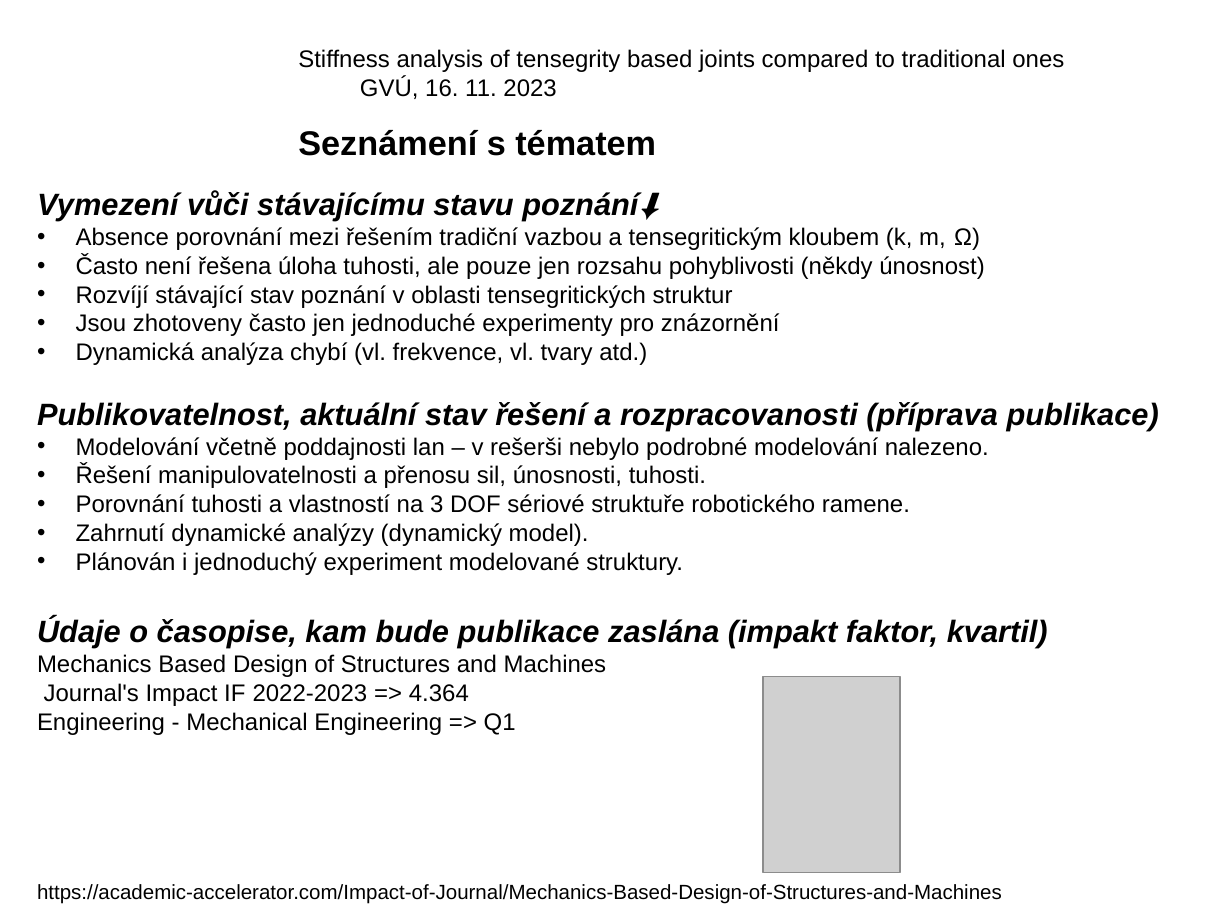
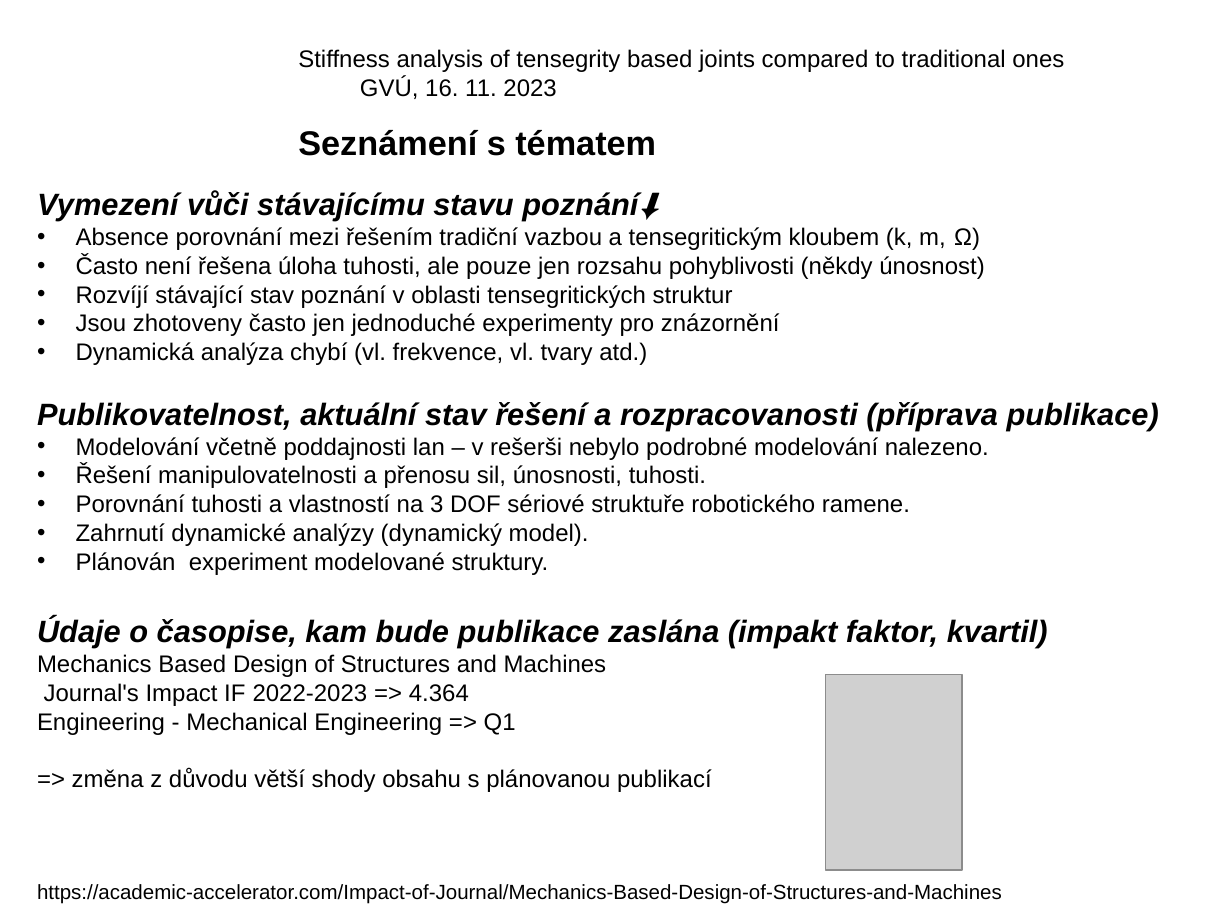
Before and after one commit to janzavrel/Tensegrity_Based_Joionts, a slide deck: slide 2 of _kontroly_GVU/2023_11_16/Zavrel_GVU_2023_11_16.pptx. Drawn at 1232x924 pixels with LibreOffice and Linux fonts; fonts in the diff are those of the drawing; grey boxes stand for pictures; background and template pictures are left out. Boxes give left, top, right and bottom in pixels: in the first picture for what was removed or moved away, otherwise in the second. Text is boxed around its words. In the diff, an @@ line names an element or a change of style, - is before the commit and + after.

```diff
--- a/_kontroly_GVU/2023_11_16/Zavrel_GVU_2023_11_16.pptx
+++ b/_kontroly_GVU/2023_11_16/Zavrel_GVU_2023_11_16.pptx
@@ text at box(76, 552, 549, 575): text changed @@
-• Plánován i jednoduchý experiment modelované struktury.
+• Plánován experiment modelované struktury.
@@ picture: place and size @@
-picture at box(763, 676, 899, 872)
+picture at box(825, 674, 962, 870)
@@ text at box(72, 768, 712, 792): paragraph added @@
+=> změna z důvodu větší shody obsahu s plánovanou publikací
```
Also in this commit, not shown: 1 other slide changed, 1 slide added, 56 other files.
